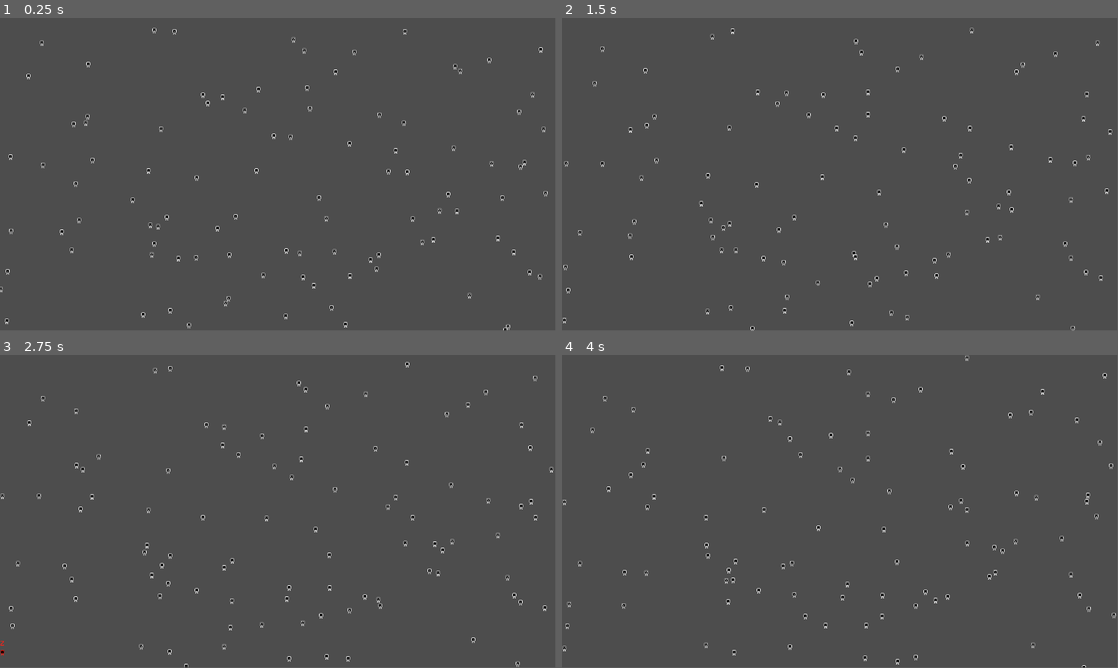
Above: before the commit, frames 1-4 (two rows, left to right).
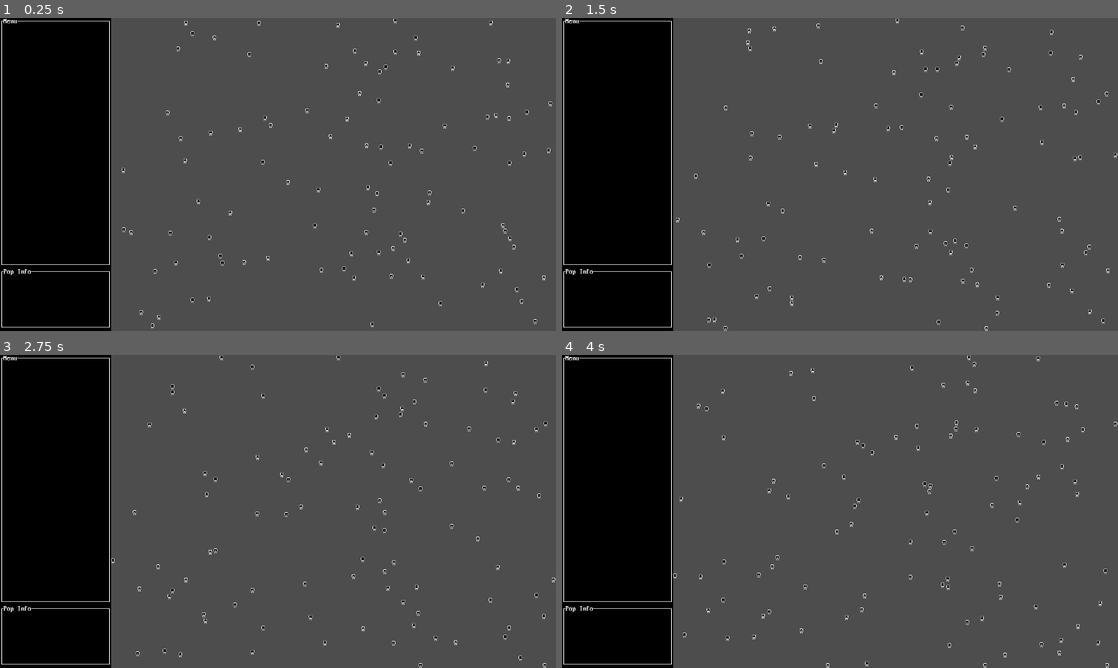
Above: after the commit, the same moments.

Repository: angeldustjdr/StarMarx
Game: Godot game, scene res://Main.tscn
Same seed, same stepped clock (60 frames per second), same inputs: the game is played once before the commit and once after it.
Inputs (mouse positions are in pixels of both pictures, inside the frame that each line leads up to):
- Up to frame 1 (0.25 s): no input
- Up to frame 2 (1.5 s): tap Enter at 0.5 s; drag from (1017, 212) to (895, 105) at 0.52 s; drag from (1023, 64) to (812, 237) at 1.27 s
- Up to frame 3 (2.75 s): move the mouse to (0, 652) at 2.02 s; click (0, 652) at 2.17 s
- Up to frame 4 (4 s): drag from (895, 489) to (673, 464) at 2.77 s; drag from (801, 455) to (867, 511) at 3.52 s
In our replay, the window is 799x449 before the commit and 800x450 after it. These sizes can differ from the game's own. Grey fills any space a smaller window leaves; there, only what the larger window draws over its background counts as a difference.

The runs differ from the first frame. In frame 1, 22% of the frame differs, in the area x 0-100%, y 0-100%; in frame 2, 22%; in frame 3, 22%; in frame 4, 22%.

Commit message:
Pop have names now... and a side menu

Diff:
--- a/Main.tscn
+++ b/Main.tscn
@@ -1,18 +1,19 @@
-[gd_scene load_steps=6 format=3 uid="uid://defo5a2jxgjrg"]
+[gd_scene load_steps=7 format=3 uid="uid://defo5a2jxgjrg"]
 
 [ext_resource type="Script" uid="uid://cn5o25raeovua" path="res://main.gd" id="1_glv2v"]
+[ext_resource type="Script" uid="uid://c2o5wu8t7gpha" path="res://addons/GodotASCIIToolKit/Controls/TextBoxes/ascii_titled_box.gd" id="2_uu6xs"]
 
 [sub_resource type="RectangleShape2D" id="RectangleShape2D_glv2v"]
-size = Vector2(1194, 9)
+size = Vector2(1054, 9)
 
 [sub_resource type="RectangleShape2D" id="RectangleShape2D_uu6xs"]
-size = Vector2(667, 7)
+size = Vector2(734.5, 7)
 
 [sub_resource type="RectangleShape2D" id="RectangleShape2D_r0du0"]
-size = Vector2(11, 678)
+size = Vector2(11, 786)
 
 [sub_resource type="RectangleShape2D" id="RectangleShape2D_cm0pq"]
-size = Vector2(1168, 9)
+size = Vector2(1059, 9)
 
 [node name="Main" type="Node2D"]
 script = ExtResource("1_glv2v")
@@ -29,20 +30,57 @@
 [node name="Borders" type="StaticBody2D" parent="."]
 
 [node name="CollisionShape2D" type="CollisionShape2D" parent="Borders"]
-position = Vector2(569, -5.5)
+position = Vector2(767, -5.5)
 shape = SubResource("RectangleShape2D_glv2v")
 
 [node name="CollisionShape2D2" type="CollisionShape2D" parent="Borders"]
-position = Vector2(645, 177)
+position = Vector2(1284, 357.25)
 rotation = 1.5707964
 shape = SubResource("RectangleShape2D_uu6xs")
 
 [node name="CollisionShape2D3" type="CollisionShape2D" parent="Borders"]
-position = Vector2(-6.5, 324)
+position = Vector2(248, 360)
 shape = SubResource("RectangleShape2D_r0du0")
 
 [node name="CollisionShape2D4" type="CollisionShape2D" parent="Borders"]
-position = Vector2(281, 373)
+position = Vector2(769.5, 725)
 shape = SubResource("RectangleShape2D_cm0pq")
 
+[node name="UI" type="Control" parent="."]
+layout_mode = 3
+anchors_preset = 0
+offset_right = 256.0
+offset_bottom = 720.0
+
+[node name="Menu" type="Control" parent="UI"]
+custom_minimum_size = Vector2(16, 32)
+layout_mode = 1
+anchors_preset = 10
+anchor_right = 1.0
+offset_bottom = 576.0
+grow_horizontal = 2
+script = ExtResource("2_uu6xs")
+title_text = "Menu"
+themes_names = Array[String](["simple", "double", "thick", "sharp"])
+box_type = 0
+box_chars = "│─┌┐└┘"
+metadata/_custom_type_script = "uid://c2o5wu8t7gpha"
+
+[node name="Agent_Info" type="Control" parent="UI"]
+custom_minimum_size = Vector2(16, 32)
+layout_mode = 1
+anchors_preset = 12
+anchor_top = 1.0
+anchor_right = 1.0
+anchor_bottom = 1.0
+offset_top = -144.0
+grow_horizontal = 2
+grow_vertical = 0
+script = ExtResource("2_uu6xs")
+title_text = "Pop Info"
+themes_names = Array[String](["simple", "double", "thick", "sharp"])
+box_type = 0
+box_chars = "│─┌┐└┘"
+metadata/_custom_type_script = "uid://c2o5wu8t7gpha"
+
 [connection signal="timeout" from="Timer" to="." method="_on_timer_timeout"]
--- /dev/null
+++ b/Micro_Simulation/Agent/NAMES.gd
@@ -0,0 +1,56 @@
+const prenoms = [
+	"Aelion", "Zahra", "Kael", "Mireya", "Soren", "Ilyas", "Noemi", "Ravi", "Anouk", "Leandro",
+	"Yara", "Nikolai", "Amaya", "Tariq", "Elio", "Sabela", "Kaito", "Lior", "Nerea", "Omar",
+	"Inès", "Bjorn", "Amina", "Silas", "Tala", "Mateo", "Zain", "Irina", "Ezra", "Calla",
+	"Hugo", "Safiya", "Rowan", "Alma", "Kenji", "Maëlys", "Dario", "Salma", "Jasper", "Luna",
+	"Rayan", "Ansel", "Priya", "Théo", "Youssef", "Nila", "Anton", "Farah", "Milo",
+	"Isolde", "Arjun", "Liv", "Pavel", "Naël", "Soraya", "Lucian", "Mina", "Elias",
+	"Asha", "Cormac", "Dunia", "Finn", "Leila", "Romy", "Samir", "Elena",
+	"Tomas", "Aïcha", "Neo", "Marisol", "Hassan", "Ophelia", "Ibrahim", "Kira",
+	"Otto", "Sana", "Viktor", "Noor", "Gaël", "Malika", "Ruben", "Yumi",
+	"Enzo", "Amal", "Sebastian", "Nour", "Isaac", "Aya", "Baptiste", "Zoya",
+	"August", "Hana", "Thiago", "Imane", "Cassian", "Léonie", "Marek", "Rania",
+	"Alessio", "Tenzin", "Cléo", "Faris", "Ismaël", "Nadine", "Khalil",
+	"Vera", "Matias", "Saïd", "Elora", "Jonas", "Parisa", "Axel", "Sofia",
+	"Noa", "Yehuda", "Paloma", "Emir", "Freya", "Adel", "Lucía", "Basil",
+	"Rim", "Theocharis", "Anaya", "Mounir", "Iris", "Tobias", "Selin",
+	"Eden", "Hector", "Samira", "Lars", "Nia", "Olivier", "Zineb",
+	"Raphaël", "Mariam", "Caleb", "Daphne", "Mustafa", "Ilona",
+	"Santiago", "Yasmine", "Orion", "Lamia", "Esteban", "Kenza",
+	"Leonor", "Amir", "Cyril", "Heloise", "Zayd", "Nico",
+	"Adèle", "Rashid", "Aurore", "Musa", "Boris", "Sigrid",
+	"Ilan", "Chloé", "Hamza", "Maia", "Victor", "Samar",
+	"Lioran", "Tamar", "Renata", "Yanis", "Elif", "Roman",
+	"Nahla", "Julian", "Svetlana", "Arian", "Meryem",
+	"Solène", "Kamal", "Alina", "Evan", "Fatima",
+	"Lukas", "Maha", "Naomi", "Idris", "Clara",
+	"Zoran", "Myriam", "Avi", "Helena", "Walid",
+	"Isadora", "Rico", "Jamila", "Quentin", "Esra"
+]
+
+const noms = [
+	"Abernathy", "Kawasaki", "Olivier", "Rojas", "Dragomir", "Almeida", "Novak", "Santos", "Moreau", "Petrov",
+	"Tanaka", "Hernandez", "Müller", "Singh", "Ivanov", "Dupont", "Gonzalez", "Kimura", "Fischer", "López",
+	"Bianchi", "Sokolov", "Martinez", "Yamaguchi", "Romero", "Kovács", "Silva", "Dumitrescu", "Costa", "Peterson",
+	"Ahmed", "Nakamura", "Schneider", "Pereira", "Volkov", "Rossi", "Chowdhury", "Beck", "Herrera", "Jensen",
+	"Cruz", "Ferrer", "Popescu", "Morales", "Yilmaz", "Leclerc", "Hassan", "Klein", "Pinto", "Ricci",
+	"Tan", "García", "Huang", "Borges", "Saito", "Carvalho", "Hansen", "Mateo", "Dragos", "Abadi",
+	"Larsen", "Duarte", "Nikolaev", "Moretti", "Takahashi", "Campos", "Blanco", "Varga", "Alvarez", "Macedo",
+	"Kaur", "Bengtsson", "Núñez", "Fabbri", "Ionescu", "Chung", "Rinaldi", "Sorensen", "Sharma", "Ortega",
+	"Bakshi", "Weber", "Molina", "Costa", "Petrova", "Kozlov", "Lima", "Ochoa", "Hoffman", "Santos",
+	"Tancredi", "Matsumoto", "Ramirez", "Ferreira", "Svensson", "Miranda", "Dobrev", "Okafor", "Gomes", "Pavlov",
+	"Abraham", "Caruso", "Nakamoto", "Bauer", "Delgado", "Kovalenko", "Esposito", "Feng", "Hernández", "Lund",
+	"Santos", "Ivanova", "Bakker", "Rodriguez", "Miyamoto", "Giordano", "Ribeiro", "Popa", "Chavez", "Meier",
+	"Haque", "Müller", "Silveira", "Tremblay", "Alonso", "Kobayashi", "Nielsen", "Marin", "Cohen", "Morel",
+	"Fernandes", "Stojanovic", "Hassan", "Pappas", "Shim", "De Luca", "Moreno", "Yamada", "Lehmann", "Khan",
+	"Pérez", "Watanabe", "Costa", "Rossi", "Vasquez", "Tanaka", "Borges", "Ivanov", "López", "Sato",
+	"Kovács", "Ferreira", "Dupont", "García", "Hsu", "Bianchi", "Nikolic", "Martins", "Okeke", "Romano",
+	"Cheng", "Hernandez", "Mori", "Ribeiro", "Jovanovic", "Almeida", "Weiss", "Campos", "Silva", "Klein",
+	"Pavlov", "Gomez", "Ibrahim", "Rinaldi", "Tan", "Popescu", "Ahmed", "Leclerc", "Santos", "Sharma",
+	"Morales", "Ortega", "Dragomir", "Yilmaz", "Duarte", "Fabbri", "Mateo", "Bakshi", "Blanco", "Matsumoto",
+	"Ricci", "Nikolaev", "Cruz", "Takahashi", "Pinto", "Varga", "Romero", "Chung", "Herrera", "Abadi",
+	"Jensen", "Molina", "Alvarez", "Kaur", "Popa", "Meier", "Rojas", "Esposito", "Huang", "Svensson",
+	"Ahmed", "Delgado", "Petrov", "Carvalho", "Núñez", "Bengtsson", "Okafor", "Moreno", "Pappas", "Shim",
+	"De Luca", "Miranda", "Cohen", "Lund", "Tanaka", "Stojanovic", "Haque", "Fernandes", "Yamada", "Lehmann",
+	"Khan", "Pérez", "Watanabe", "Vasquez", "Sato", "Dupont", "Hsu", "Nikolic", "Okeke", "Romano"
+]
--- a/Micro_Simulation/Agent/agent.gd
+++ b/Micro_Simulation/Agent/agent.gd
@@ -1,32 +1,32 @@
 extends CharacterBody2D
 
-var length = 1000
+const NAMES = preload("res://Micro_Simulation/Agent/NAMES.gd")
+
+var length = 50
 var Attributes : Dictionary
 
 enum STATUS {STOP,ROAM}
 
-func  init(Id) -> void:
+func  init(Id,spawn_rect) -> void:
 	# Identification
 	self.Attributes["Id"] = Id
+	self.Attributes["Name"] = NAMES.noms.pick_random() + " " + NAMES.prenoms.pick_random()
+	$ASCIILabel.text = str(self.Attributes["Name"])
 	# Postional information
-	self.position.x = int(randf()*DisplayServer.window_get_size()[0])
-	self.position.y = int(randf()*DisplayServer.window_get_size()[1])
+	self.position.x = int(randf()*spawn_rect[0] + DisplayServer.window_get_size()[0] - spawn_rect[0])
+	self.position.y = int(randf()*spawn_rect[1])
 	self.Attributes["Status"] = STATUS.ROAM
 
-func _ready() -> void:
-	$ASCIILabel.text = str(self.Attributes["Id"])
-
-func _on_move_timer_timeout() -> void:
-	$Move_Timer.wait_time = randf_range(0.5,1.5)
-	move_agent()
-
-func move_agent():
+func _process(_delta: float) -> void:
 	match self.Attributes["Status"] :
 		STATUS.STOP :
 			return
 		STATUS.ROAM :
-			self.velocity = Vector2(randf_range(-length,length),randf_range(-length,length))
 			move_and_slide()
+
+func _on_move_timer_timeout() -> void:
+	$Move_Timer.wait_time = randf_range(1.0,2.5)
+	self.velocity = Vector2(randf_range(-length,length),randf_range(-length,length))
 
 
 func _on_mouse_entered() -> void:
--- a/main.gd
+++ b/main.gd
@@ -7,7 +7,7 @@
 func _ready() -> void:
 	for i in range(N_max):
 		var myAgent = agent.instantiate()
-		myAgent.init(i)
+		myAgent.init(i,DisplayServer.window_get_size()-Vector2i($UI.size.x,0))
 		$Micro_Simulation.add_child(myAgent)
 
 func _on_timer_timeout() -> void:
--- a/project.godot
+++ b/project.godot
@@ -10,7 +10,7 @@
 
 [GodotASCIIToolKit]
 
-scene_after_ascii_splash_scene="res://addons/GodotASCIIToolKit/Splash/ascii_godot_splash_screen.tscn"
+scene_after_ascii_splash_scene="uid://defo5a2jxgjrg"
 tile_size_px_x=8
 tile_size_px_y=16
 
@@ -23,6 +23,11 @@
 boot_splash/show_image=false
 config/icon="res://icon.svg"
 
+[display]
+
+window/size/viewport_width=1280
+window/size/viewport_height=720
+
 [editor_plugins]
 
 enabled=PackedStringArray("res://addons/GodotASCIIToolKit/plugin.cfg")
Not shown, added: Micro_Simulation/Agent/NAMES.gd.uid
